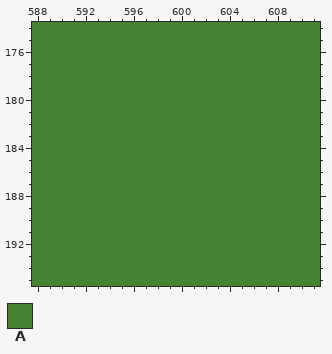
File history of a pixel-art file, images/unsorted/sword in the stone practice.aseprite. Above: the version before the commit.
615x700 pixels, 1 frame. Colours within 5 levels of each other are drawn and written as one. Shown: x 588..611, y 174..195. The commit also changed other parts of the picture, which this record leaves out.
Visible layers, top first: "Light", "Shade" opacity 30% multiply, "Character", "Harbor", "Overgrowth", "Objects", "Sword in Eldertree", "Trees", "Earth Base", "Stone Base", "Water Detail", "Water", "Grass".
Palette (. is transparent): A #468232
Pixels before, first column x 588:
174 AAAAAAAAAAAAAAAAAAAAAAAA
175 AAAAAAAAAAAAAAAAAAAAAAAA
176 AAAAAAAAAAAAAAAAAAAAAAAA
177 AAAAAAAAAAAAAAAAAAAAAAAA
178 AAAAAAAAAAAAAAAAAAAAAAAA
179 AAAAAAAAAAAAAAAAAAAAAAAA
180 AAAAAAAAAAAAAAAAAAAAAAAA
181 AAAAAAAAAAAAAAAAAAAAAAAA
182 AAAAAAAAAAAAAAAAAAAAAAAA
183 AAAAAAAAAAAAAAAAAAAAAAAA
184 AAAAAAAAAAAAAAAAAAAAAAAA
185 AAAAAAAAAAAAAAAAAAAAAAAA
186 AAAAAAAAAAAAAAAAAAAAAAAA
187 AAAAAAAAAAAAAAAAAAAAAAAA
188 AAAAAAAAAAAAAAAAAAAAAAAA
189 AAAAAAAAAAAAAAAAAAAAAAAA
190 AAAAAAAAAAAAAAAAAAAAAAAA
191 AAAAAAAAAAAAAAAAAAAAAAAA
192 AAAAAAAAAAAAAAAAAAAAAAAA
193 AAAAAAAAAAAAAAAAAAAAAAAA
194 AAAAAAAAAAAAAAAAAAAAAAAA
195 AAAAAAAAAAAAAAAAAAAAAAAA
The result:
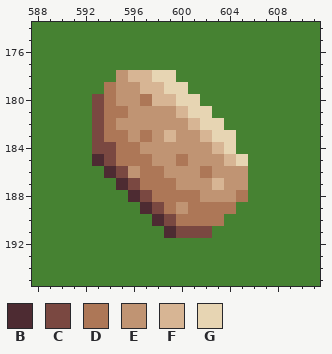
Colours new in this view: B #4d2b32  C #7a4841  D #ad7757  E #c09473  F #d7b594  G #e7d5b3
Difference:
Layer "Objects":
y 178: x 595..599 AAAAA -> EFFGG
y 179: x 594..600 AAAAAAA -> DEEFFGG
y 180: x 593..601 AAAAAAAAA -> CDEEDFFGG
y 181: x 593..602 AAAAAAAAAA -> CDDEEEEFGG
y 182: x 593..603 AAAAAAAAAAA -> CDEEEEEEFGG
y 183: x 593..604 AAAAAAAAAAAA -> CDDEDEFEEFGG
y 184: x 593..604 AAAAAAAAAAAA -> CCDDEEEEEEFG
y 185: x 593..605 AAAAAAAAAAAAA -> BCDDDEEDEEEFG
y 186: x 594..605 AAAAAAAAAAAA -> BCEDDEEEDEEE
y 187: x 595..605 AAAAAAAAAAA -> BCDDDEEEFEE
y 188: x 596..605 AAAAAAAAAA -> BCDDDDEEED
y 189: x 597..604 AAAAAAAA -> BCDEDDDD
y 190: x 598..603 AAAAAA -> BCDDDD
y 191: x 599..602 AAAA -> BCCC
